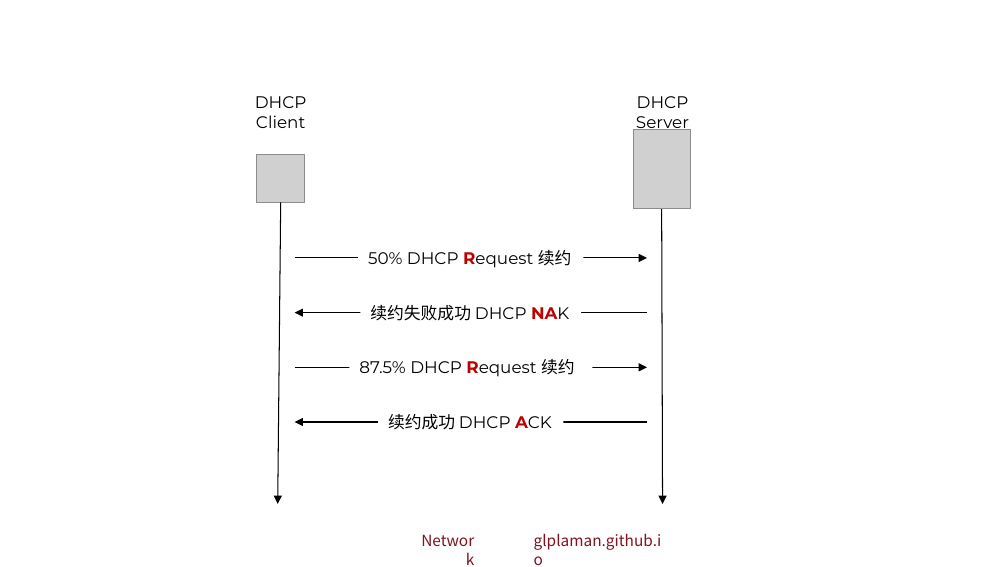
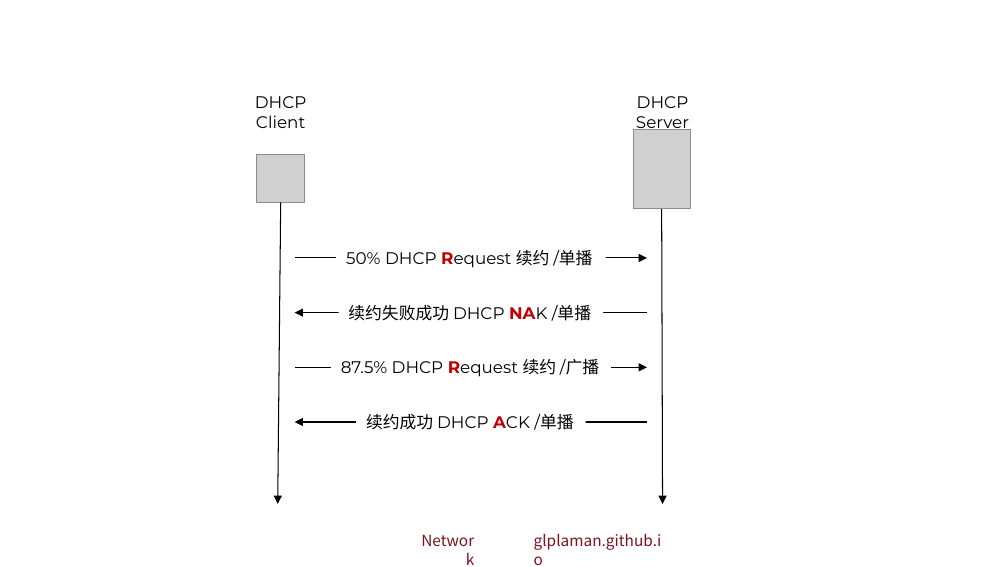
Before and after one commit to glplaman/glplaman.github.io, a slide deck: slide 183 of network/ppt/chap6.pptx. Drawn at 1008x567 pixels with LibreOffice and Linux fonts; fonts in the diff are those of the drawing; grey boxes stand for pictures; background and template pictures are left out. Boxes give left, top, right and bottom in pixels: in the first picture for what was removed or moved away, otherwise in the second. Text is boxed around its words. In the diff, an @@ line names an element or a change of style, - is before the commit and + after.

```diff
--- a/network/ppt/chap6.pptx
+++ b/network/ppt/chap6.pptx
@@ text at [346, 250, 592, 268]: text changed @@
-50% DHCP Request 续约
+50% DHCP Request 续约 /单播
@@ text at [348, 305, 591, 321]: text changed @@
-续约失败成功 DHCP NAK
+续约失败成功 DHCP NAK /单播
@@ text at [341, 359, 599, 377]: text changed @@
-87.5% DHCP Request 续约
+87.5% DHCP Request 续约 /广播
@@ text at [366, 414, 573, 430]: text changed @@
-续约成功 DHCP ACK
+续约成功 DHCP ACK /单播
```
Also in this commit, not shown: 23 other slides changed, 10 other files.
